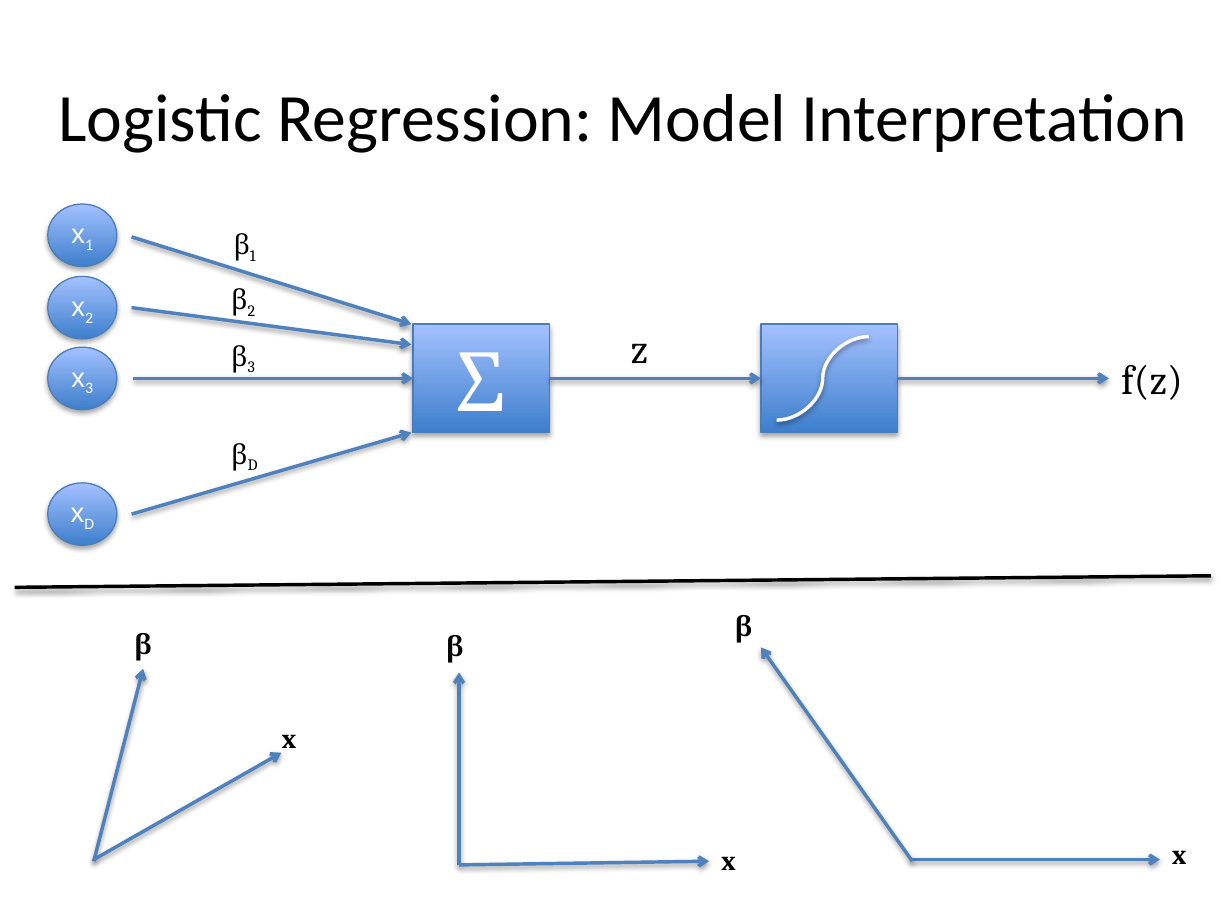
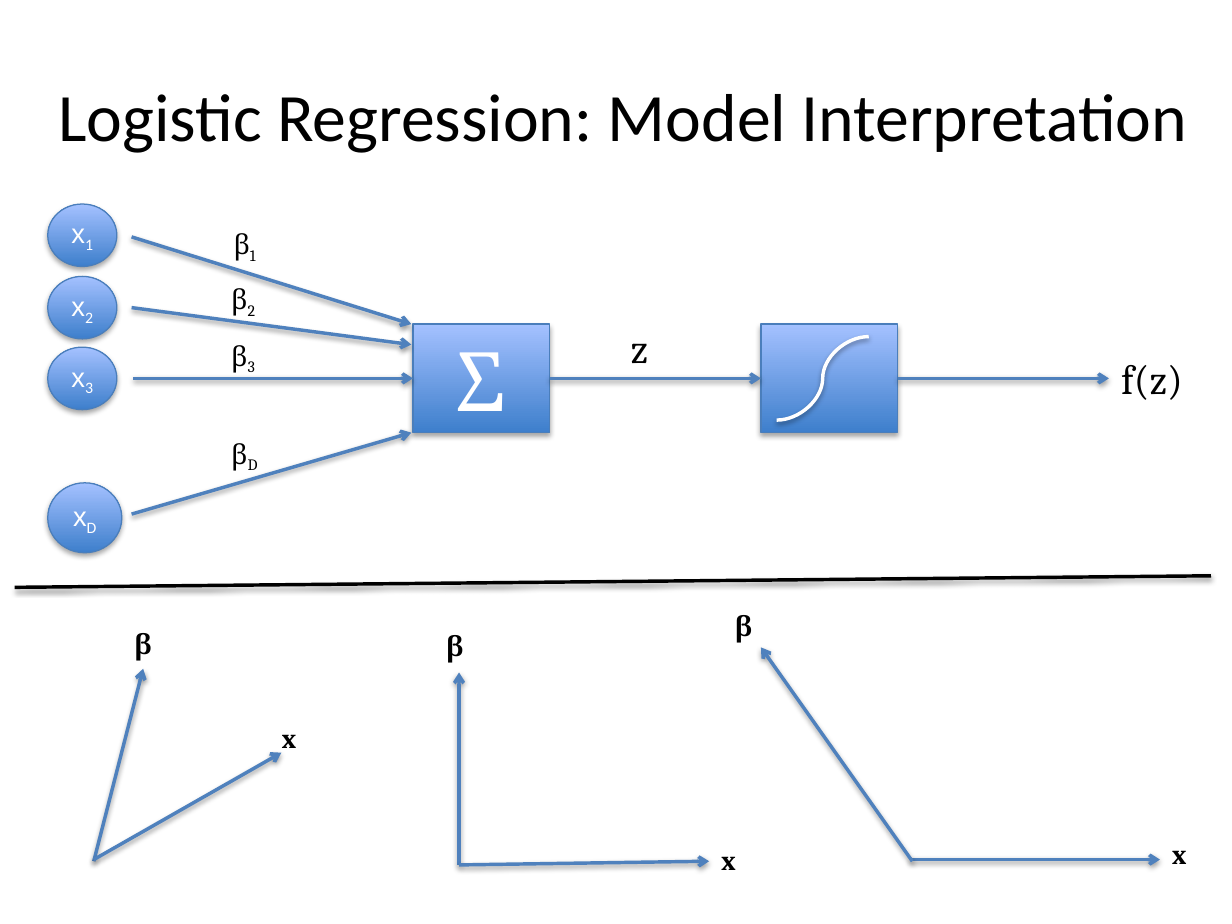
Before and after one commit to hikushalhere/KDDMeetupPresentation, a slide deck: slide 9 of LogisticRegression.pptx. Drawn at 1232x924 pixels with LibreOffice and Linux fonts; fonts in the diff are those of the drawing. Boxes give left, top, right and bottom in pixels: in the first picture for what was removed or moved away, otherwise in the second. Text is boxed around its words. In the diff, an @@ line names an element or a change of style, - is before the commit and + after.

```diff
--- a/LogisticRegression.pptx
+++ b/LogisticRegression.pptx
@@ ellipse "xD": place and size @@
-ellipse "xD" at <box>48,483,117,546</box>
+ellipse "xD" at <box>48,483,122,553</box>
```
Also in this commit, not shown: 4 other slides changed.
